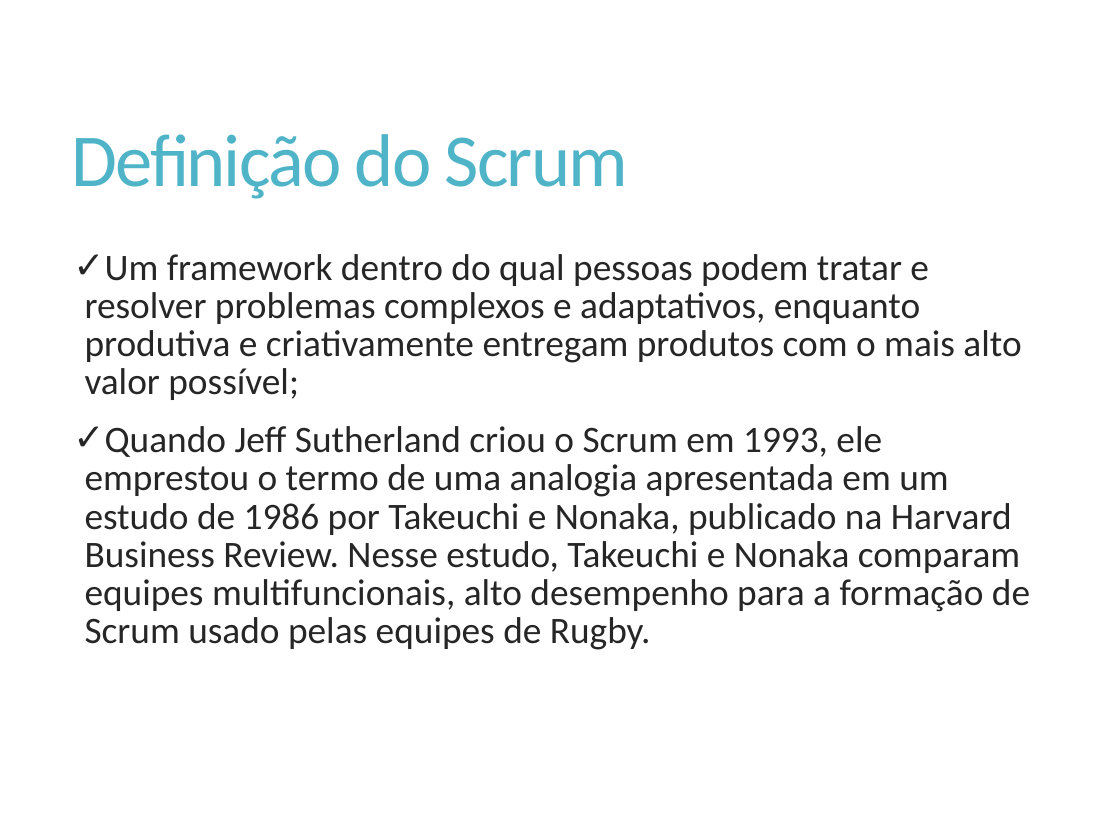
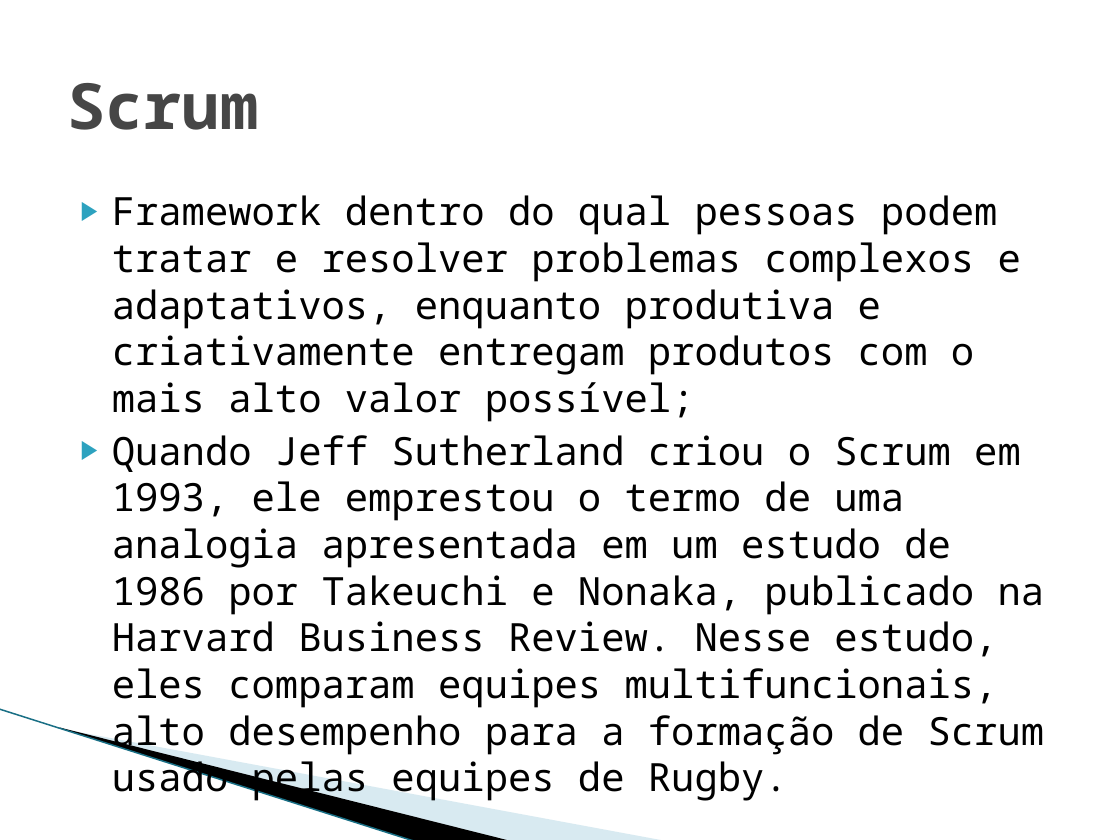
Before and after one commit to Elton-Garbin/TCC-2016, a slide deck: slide 11 of StartIdea/StartIdea.Docs/Apresentacao.pptx. Drawn at 1120x840 pixels with LibreOffice and Linux fonts; fonts in the diff are those of the drawing; background and template pictures are left out. Boxes give left, top, right and bottom in pixels: in the first picture for what was removed or moved away, otherwise in the second. Text is boxed around its words. In the diff, an @@ line names an element or a change of style, - is before the commit and + after.

```diff
--- a/StartIdea/StartIdea.Docs/Apresentacao.pptx
+++ b/StartIdea/StartIdea.Docs/Apresentacao.pptx
@@ title at (x1=67, y1=83, x2=258, y2=130): text changed; size 48 to 41 pt; font Calibri to Noto Sans Mono; text colour #50B4C8 to #464646; bold on @@
-Definição do Scrum
+Scrum
@@ text at (x1=112, y1=195, x2=1045, y2=756): text changed; size 24 to 25 pt; font Calibri to Noto Sans Mono; text colour #262626 to #000000 @@
-✓ Um framework dentro do qual pessoas podem tratar e resolver problemas complexos e adaptativos, enquanto produtiva e criativamente entregam produtos com o mais alto valor possível;
-✓ Quando Jeff Sutherland criou o Scrum em 1993, ele emprestou o termo de uma analogia apresentada em um estudo de 1986 por Takeuchi e Nonaka, publicado na Harvard Business Review. Nesse estudo, Takeuchi e Nonaka comparam equipes multifuncionais, alto desempenho para a formação de Scrum usado pelas equipes de Rugby.
+▶ Framework dentro do qual pessoas podem tratar e resolver problemas complexos e adaptativos, enquanto produtiva e criativamente entregam produtos com o mais alto valor possível;
+▶ Quando Jeff Sutherland criou o Scrum em 1993, ele emprestou o termo de uma analogia apresentada em um estudo de 1986 por Takeuchi e Nonaka, publicado na Harvard Business Review. Nesse estudo, eles comparam equipes multifuncionais, alto desempenho para a formação de Scrum usado pelas equipes de Rugby.
@@ line added from (0, 709) to (416, 840), #97C5D8 0.95 pt @@
@@ freeform shape added at (x1=59, y1=727, x2=512, y2=840), fill #000000 @@
@@ freeform shape added at (x1=62, y1=728, x2=666, y2=840), fill #A0CBDC at 40% opacity @@
```
Also in this commit, not shown: 18 other slides changed, 41 slides added, 1 slide removed, 3 other files.
